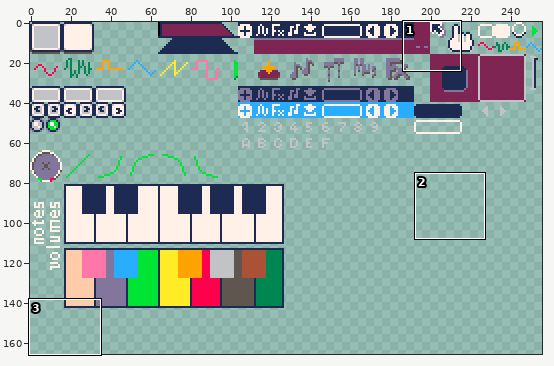
Pixel-art file -- tiny-cli/sfx.aseprite. Above, an overview of the earlier version with the close-up marked.
Close-up. First the earlier version:
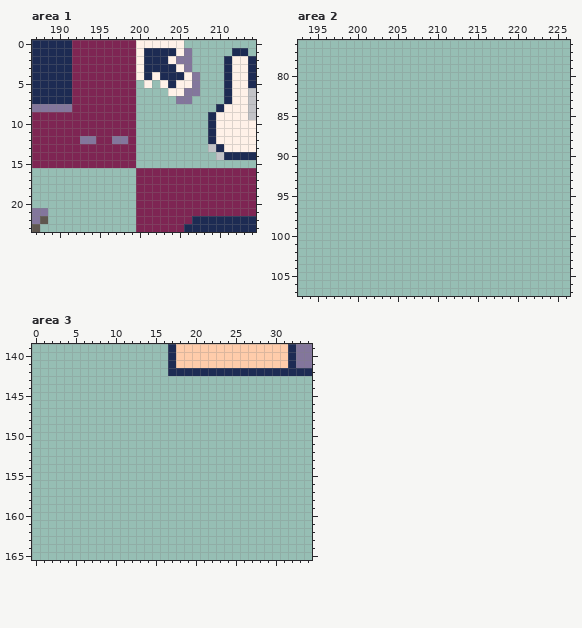
256x256 pixels, 1 frame. Pixels under 10% opacity are left out. Shown: area 1: x 187..214, y 0..23; area 2: x 193..226, y 76..107; area 3: x 0..34, y 139..165. The wide view leaves out empty margins.
After:
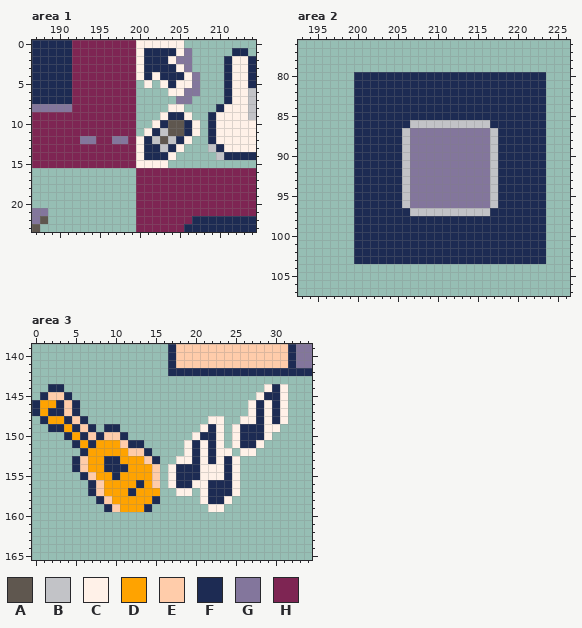
Palette (. is transparent): A #5f574f  B #c2c3c7  C #fff1e8  D #ffa300  E #ffccaa  F #1d2b53  G #83769c  H #7e2553
The author wrote: PoC of a bar editor for the SFX editor
Change:
Area 1, layer "Layer 1 #2":
y 8: x 204..205 .. -> CC
y 9: x 203..206 .... -> CFFC
y 10: x 202..207 ...... -> CFAAFC
y 11: x 201..207 ....... -> CFBAAFC
y 12: x 200..206 ....... -> CFBABFC
y 13: x 200..205 ...... -> CFFBFC
y 14: x 200..204 ..... -> CFFFC
y 15: x 200..203 .... -> CCCC
Area 2, layer "Layer 1 #2":
y 80..85: x 200..223 ........................ -> FFFFFFFFFFFFFFFFFFFFFFFF
y 86: x 200..223 ........................ -> FFFFFFFBBBBBBBBBBFFFFFFF
y 87..96: x 200..223 ........................ -> FFFFFFBGGGGGGGGGGBFFFFFF
y 97: x 200..223 ........................ -> FFFFFFFBBBBBBBBBBFFFFFFF
y 98..103: x 200..223 ........................ -> FFFFFFFFFFFFFFFFFFFFFFFF
Area 3, layer "Layer 1 #2":
y 144: x 2..3 .. -> FF; x 29..31 ... -> CFC
y 145: x 1..4 .... -> FEEF; x 28..31 .... -> CFFC
y 146: x 0..5 ...... -> FDDFEF; x 27..31 ..... -> CFCFC
y 147: x 0..5 ...... -> FDFFEF; x 27..31 ..... -> CFCFC
y 148: x 1..6 ...... -> FDDFEF; x 22..23 .. -> CC; x 26..31 ...... -> CCFCFC
y 149: x 2..7 ...... -> FFDFEF; x 9..10 .. -> FF; x 21..23 ... -> CFC; x 25..30 ...... -> CFFFCC
y 150: x 4..11 ........ -> FDFEFEEF; x 20..23 .... -> CFFC; x 25..29 ..... -> CFFFC
y 151: x 5..13 ......... -> FDFDDDEFF; x 19..23 ..... -> CFCFC; x 25..28 .... -> CFFC
y 152: x 6..14 ......... -> FDDDDDEEF; x 19..24 ...... -> CFCFCC; x 26..27 .. -> CC
y 153: x 5..15 ........... -> FEDDFFDDDEF; x 18..25 ........ -> CCFCFCFC
y 154: x 5..15 ........... -> FEDDFFFDDDE; x 17..25 ......... -> CFFFCCCFC
y 155: x 6..15 .......... -> FEDDFDDDDE; x 17..25 ......... -> CFFFCCCFC
y 156: x 7..15 ......... -> FEDDDDFDE; x 17..25 ......... -> CFFCCFFFC
y 157: x 7..15 ......... -> FEDDDFDDD; x 18..19 .. -> CC; x 21..25 ..... -> CFFFC
y 158: x 8..15 ........ -> FEDDDDDF; x 21..24 .... -> CFFC
y 159: x 9..14 ...... -> FEDDDF; x 22..23 .. -> CC
Boxes around the changes in both close-ups, in picture pixels (x1, y1, x2, y2):
added: (136, 104, 200, 168)
added: (354, 72, 546, 264)
added: (32, 384, 288, 512)
